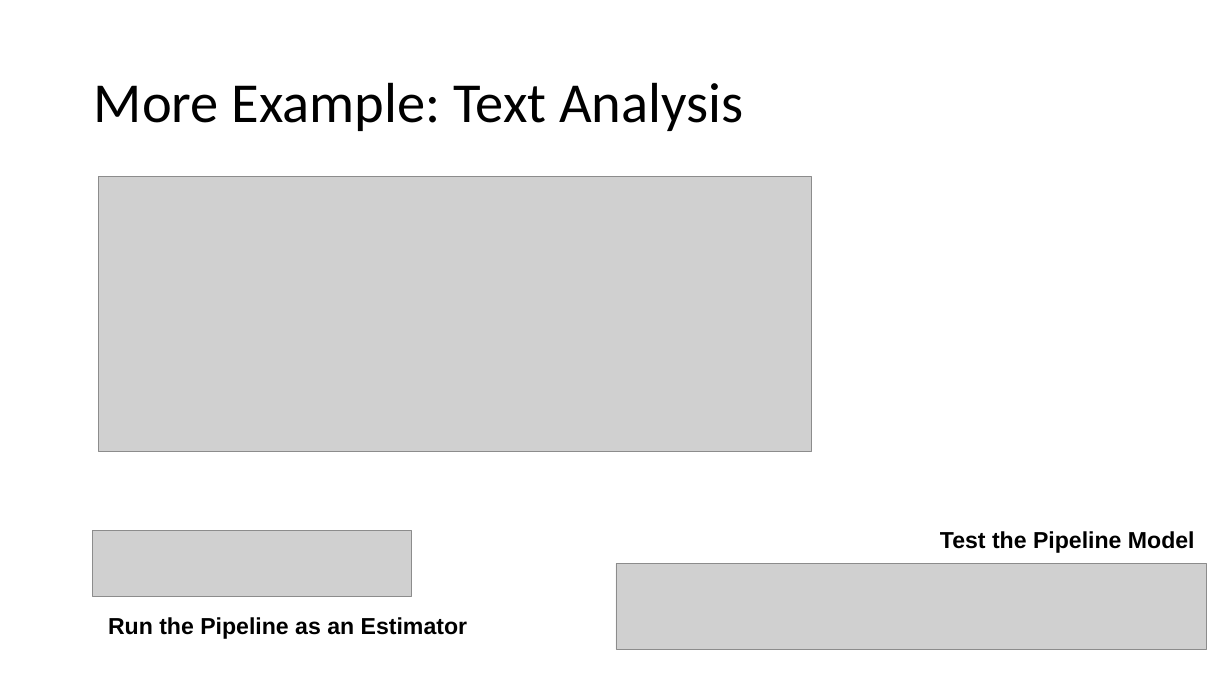
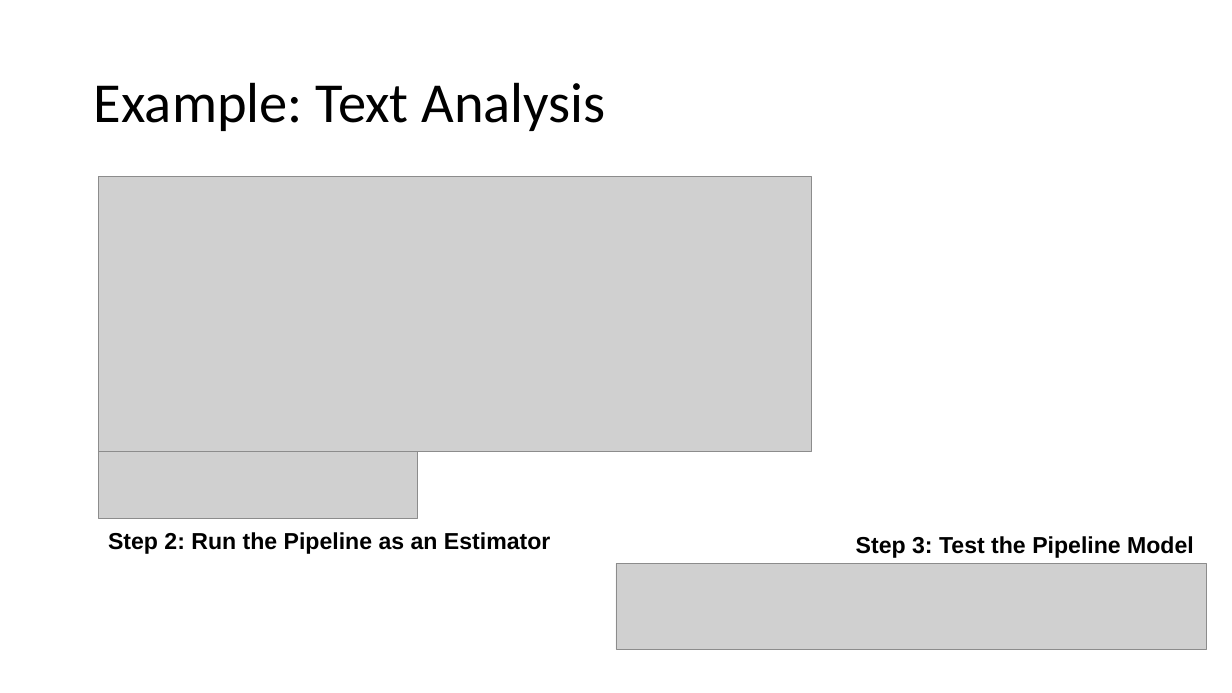
Before and after one commit to Azure-Bootcamp-Troy/GettingStartedMLSparkHDInsight, a slide deck: slide 32 of Getting Started with ML with Spark on HDInsight.pptx (slide 28 before the commit). Drawn at 1232x693 pixels with LibreOffice and Linux fonts; fonts in the diff are those of the drawing; grey boxes stand for pictures. Boxes give left, top, right and bottom in pixels: in the first picture for what was removed or moved away, otherwise in the second. Text is boxed around its words. In the diff, an @@ line names an element or a change of style, - is before the commit and + after.

```diff
--- a/Getting Started with ML with Spark on HDInsight.pptx
+++ b/Getting Started with ML with Spark on HDInsight.pptx
@@ title at bbox=[94, 82, 605, 131]: text changed @@
-More Example: Text Analysis
+Example: Text Analysis
@@ picture: place and size @@
-picture at bbox=[92, 531, 411, 597]
+picture at bbox=[99, 452, 418, 518]
@@ text at bbox=[108, 532, 550, 554]: text changed @@
-Run the Pipeline as an Estimator
+Step 2: Run the Pipeline as an Estimator
@@ text at bbox=[856, 536, 1194, 558]: text changed @@
-Test the Pipeline Model
+Step 3: Test the Pipeline Model
```
Also in this commit, not shown: 9 other slides changed, 5 slides added, 1 other file.
